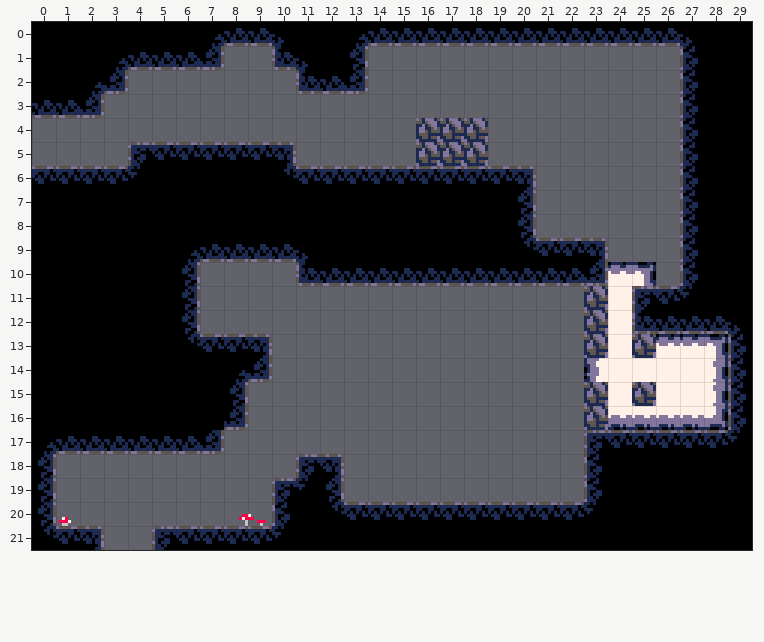
Tiled map -- assets/tiled/maps/room09.tmx. This is how it looked before the edit.
Cells are 8x8 px. Shown: x 0..29, y 0..21.
Now the later version:
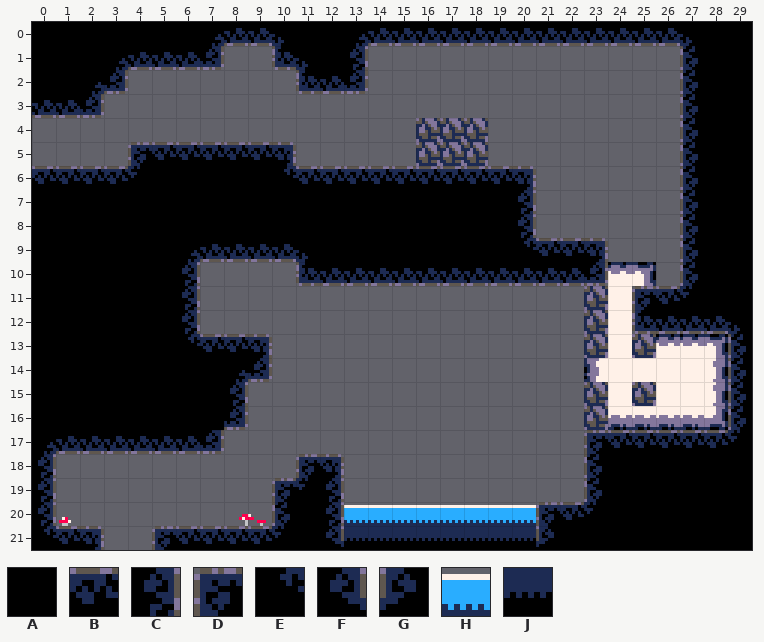
Key: from "tileset": A 0, B 1, C 1 turned 90, D 2 turned 270, E 3, F 4, G 4 flipped left-right, H 16 "water", J 17 "water".
_ is an empty cell, . an unchanged one.
The edit:
--- layer "Tile Layer 1"
@@ x 12..21 @@
-20 EBBBBBBBBB
-21 AAAAAAAAAA
+20 CHHHHHHHHD
+21 FJJJJJJJJG
Where, in picture pixels (left, top, right, bottom), the same in both pictures:
changed: (326, 502, 560, 547)
